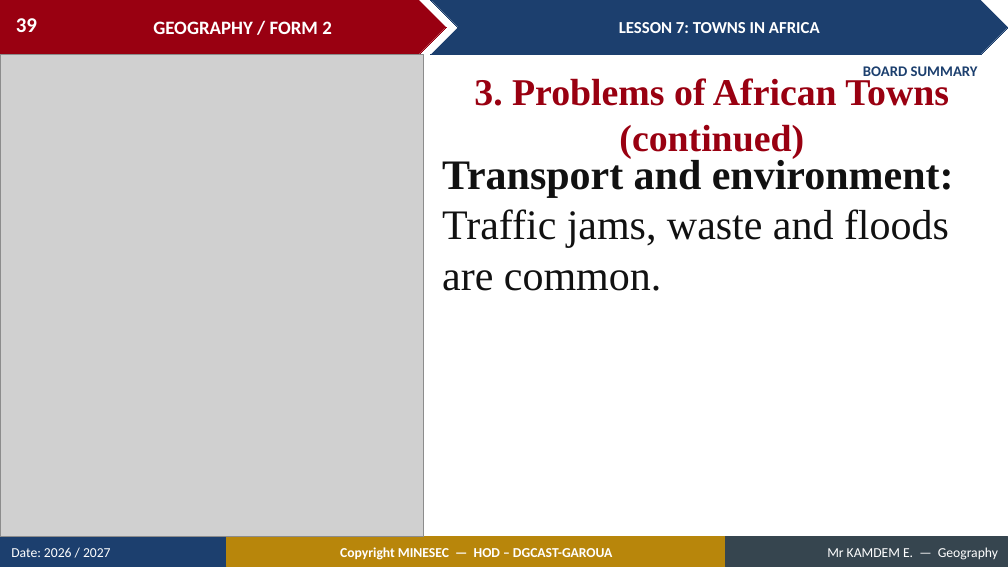
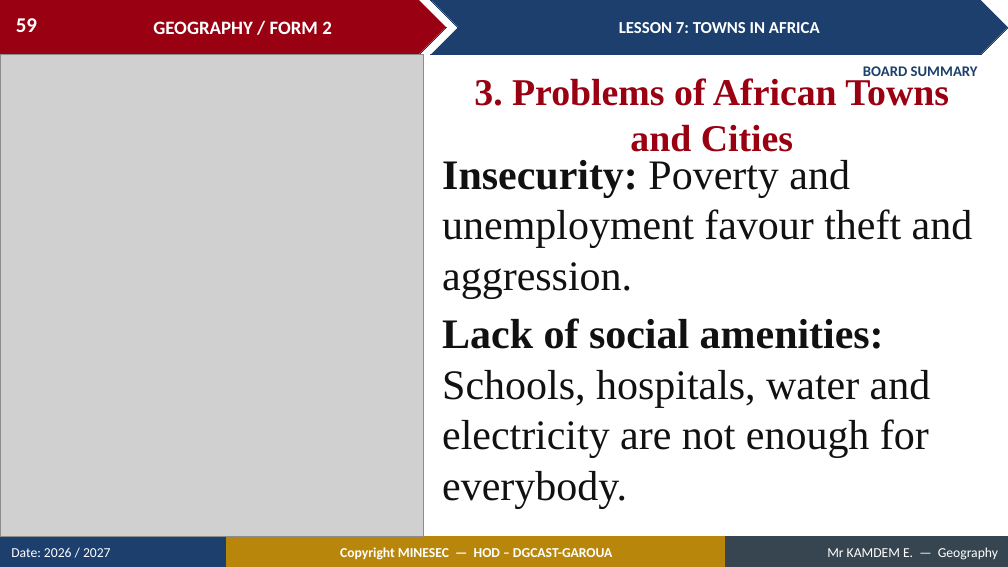
Before and after one commit to Berthautk/linea-github, a slide deck: slide 59 of lecons/F2/14_F2_M2_L07_Towns_in_Africa.pptx (slide 39 before the commit). Drawn at 1008x567 pixels with LibreOffice and Linux fonts; fonts in the diff are those of the drawing; grey boxes stand for pictures. Boxes give left, top, right and bottom in pixels: in the first picture for what was removed or moved away, otherwise in the second. Text is boxed around its words. In the diff, an @@ line names an element or a change of style, - is before the commit and + after.

```diff
--- a/lecons/F2/14_F2_M2_L07_Towns_in_Africa.pptx
+++ b/lecons/F2/14_F2_M2_L07_Towns_in_Africa.pptx
@@ page number at <box>16,18,37,32</box>: text changed @@
-39
+59
@@ text at <box>474,78,949,152</box>: text changed @@
-3. Problems of African Towns (continued)
+3. Problems of African Towns and Cities
@@ text at <box>442,160,973,508</box>: text changed @@
-Transport and environment: Traffic jams, waste and floods are common.
+Insecurity: Poverty and unemployment favour theft and aggression.
+Lack of social amenities: Schools, hospitals, water and electricity are not enough for everybody.
```
Also in this commit, not shown: 26 other slides changed, 24 slides added, 4 slides removed, 21 other files.
